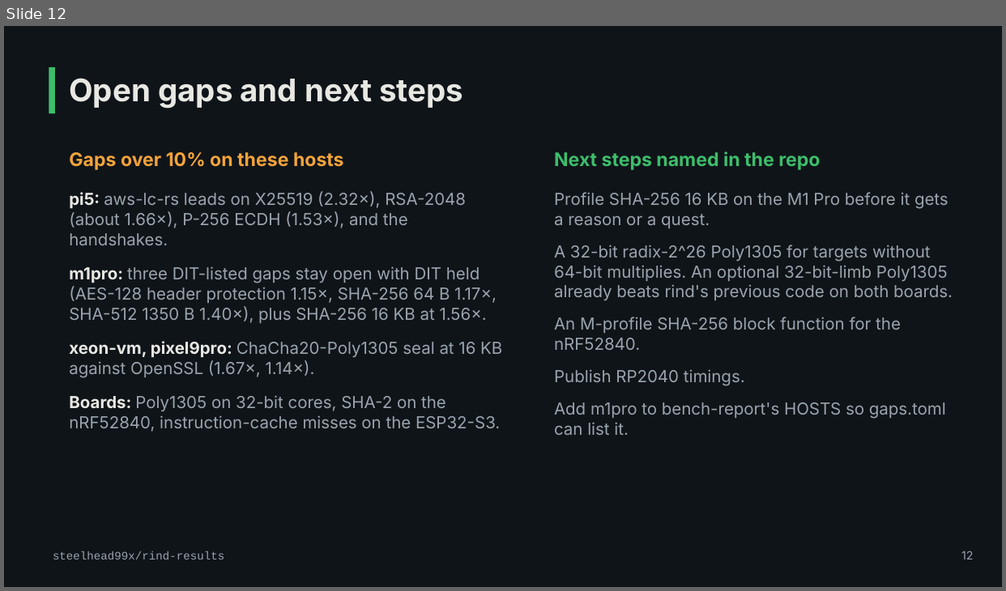
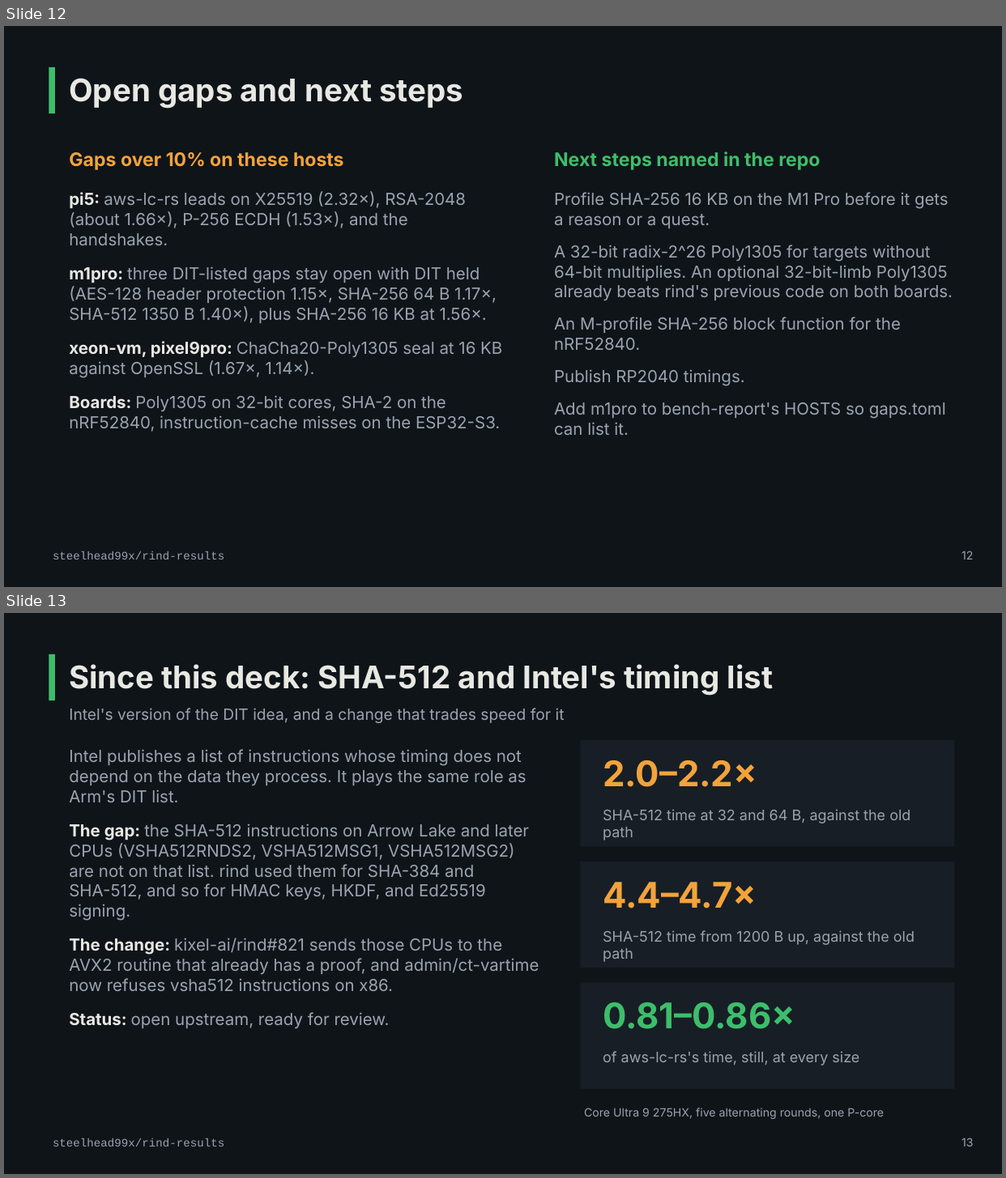
Before and after one commit to steelhead99x/rind-results, a slide deck: presentations/rind-benchmarks/rind-results-deck.pptx. Shown one above the other, each under a label of ours: slide 12 before the commit, slides 12 and 13 after it. The pictures are 1006x591 and 1006x1178 pixels, drawn with LibreOffice and Linux fonts; fonts in the diff are those of the drawing. Boxes give left, top, right and bottom in pixels: in the first picture for what was removed or moved away, otherwise in the second. Text is boxed around its words. In the diff, an @@ line names an element or a change of style, - is before the commit and + after.

```diff
--- a/presentations/rind-benchmarks/rind-results-deck.pptx
+++ b/presentations/rind-benchmarks/rind-results-deck.pptx
@@ slide 13 added at (4,613,1002,1174), background #0F1419 @@
@@ rectangle added at (49,654,55,700), fill #3DBE6B @@
@@ text added at (69,664,773,696), 30 pt, text #E8E8E3, bold @@
+Since this deck: SHA-512 and Intel's timing list
@@ text added at (69,708,565,723), 15 pt, text #9AA4AE @@
+Intel's version of the DIT idea, and a change that trades speed for it
@@ text added at (69,749,539,1029), 16 pt, text #9AA4AE @@
+Intel publishes a list of instructions whose timing does not depend on the data they process. It plays the same role as Arm's DIT list.
+The gap: the SHA-512 instructions on Arrow Lake and later CPUs (VSHA512RNDS2, VSHA512MSG1, VSHA512MSG2) are not on that list. rind used them for SHA-384 and SHA-512, and so for HMAC keys, HKDF, and Ed25519 signing.
+The change: kixel-ai/rind#821 sends those CPUs to the AVX2 routine that already has a proof, and admin/ct-vartime now refuses vsha512 instructions on x86.
+Status: open upstream, ready for review.
@@ rectangle added at (581,740,955,846), fill #171E26 @@
@@ text added at (603,760,757,787), 34 pt, text #F2A33A, bold @@
+2.0–2.2×
@@ text added at (603,809,910,841), 14 pt, text #9AA4AE @@
+SHA-512 time at 32 and 64 B, against the old path
@@ rectangle added at (581,862,955,968), fill #171E26 @@
@@ text added at (603,882,756,909), 34 pt, text #F2A33A, bold @@
+4.4–4.7×
@@ text added at (603,931,914,962), 14 pt, text #9AA4AE @@
+SHA-512 time from 1200 B up, against the old path
@@ rectangle added at (581,983,955,1089), fill #171E26 @@
@@ text added at (603,1003,795,1029), 34 pt, text #3DBE6B, bold @@
+0.81–0.86×
@@ text added at (603,1051,859,1066), 14 pt, text #9AA4AE @@
+of aws-lc-rs's time, still, at every size
@@ text added at (584,1108,884,1119), 11 pt, text #9AA4AE @@
+Core Ultra 9 275HX, five alternating rounds, one P-core
@@ text added at (53,1139,224,1147), 11 pt, text #9AA4AE @@
+steelhead99x/rind-results
@@ text added at (961,1138,973,1147), 11 pt, text #9AA4AE @@
+13
```
Also in this commit, not shown: 1 slide changed, 1 other slide added, 6 other files.
